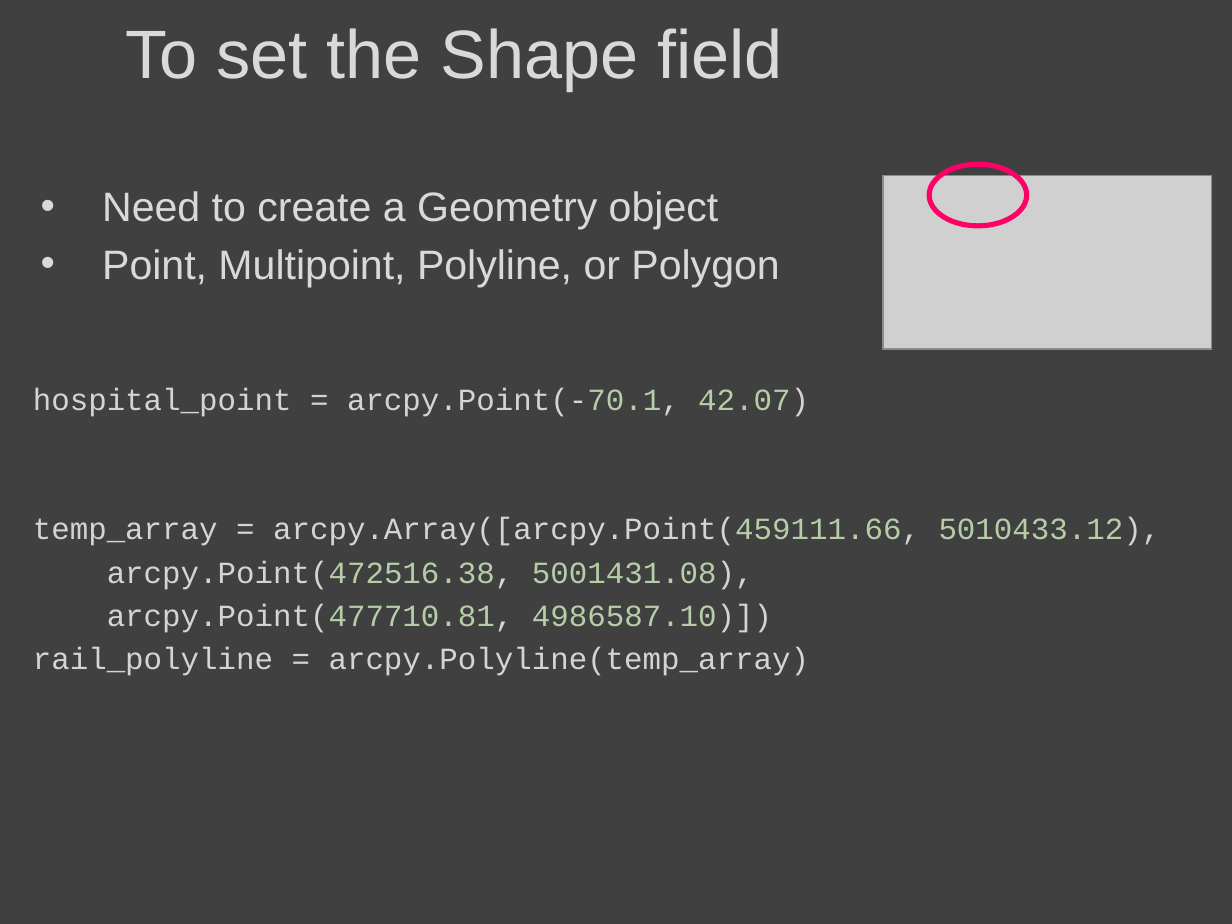
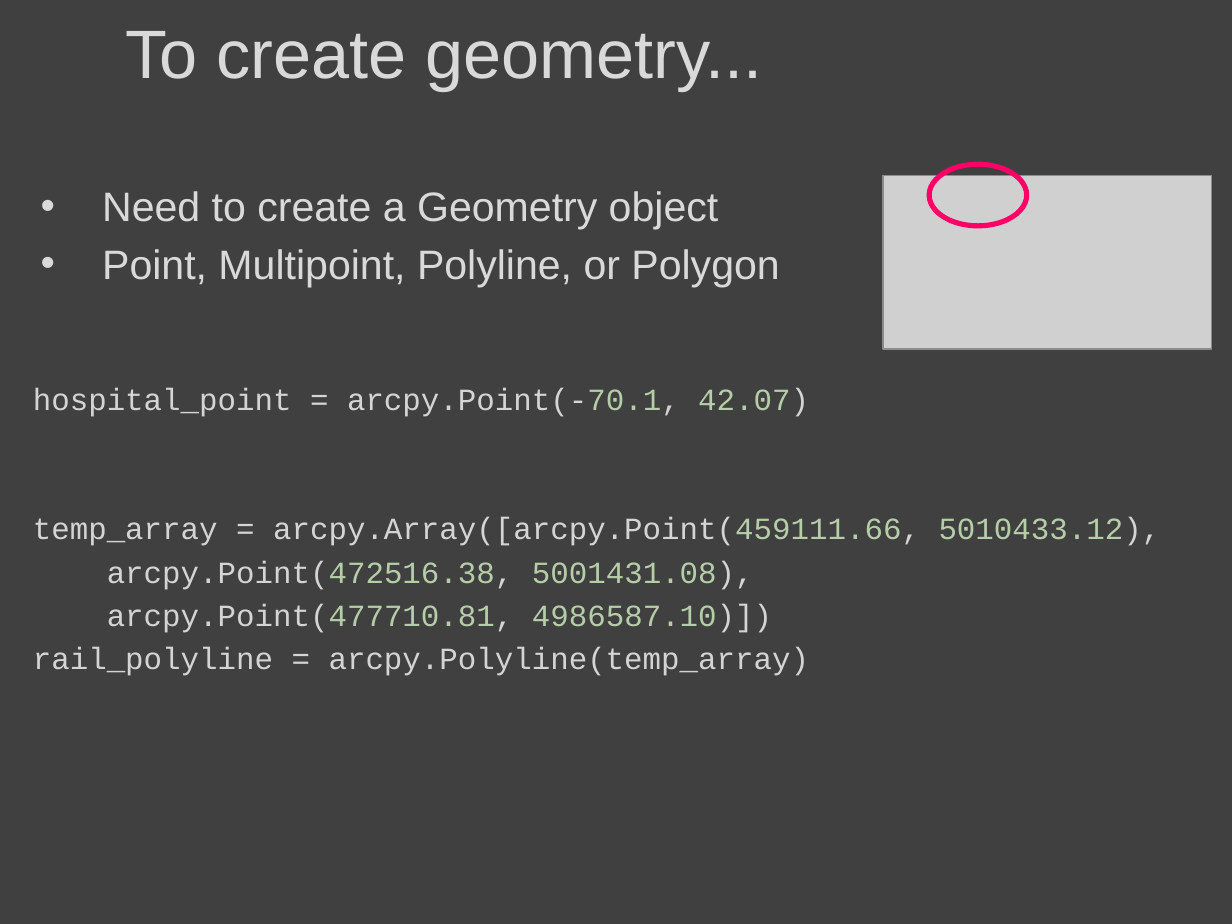
Before and after one commit to lgtateos/gis540, a slide deck: slide 96 of slides/cursors.pptx (slide 94 before the commit). Drawn at 1232x924 pixels with LibreOffice and Linux fonts; fonts in the diff are those of the drawing; grey boxes stand for pictures. Boxes give left, top, right and bottom in pixels: in the first picture for what was removed or moved away, otherwise in the second. Text is boxed around its words. In the diff, an @@ line names an element or a change of style, - is before the commit and + after.

```diff
--- a/slides/cursors.pptx
+++ b/slides/cursors.pptx
@@ title at (125,31,762,91): text changed @@
-To set the Shape field
+To create geometry...
```
Also in this commit, not shown: 12 other slides changed, 9 slides added, 3 slides removed.
